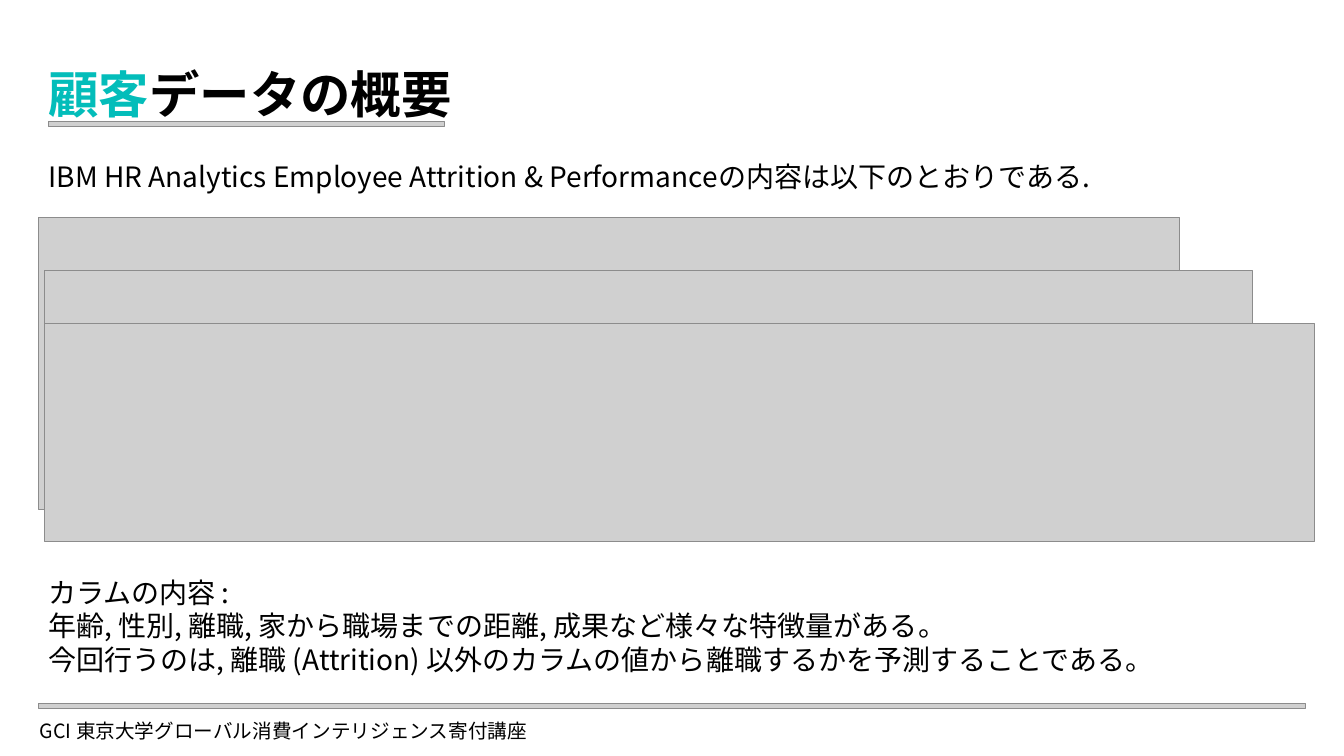
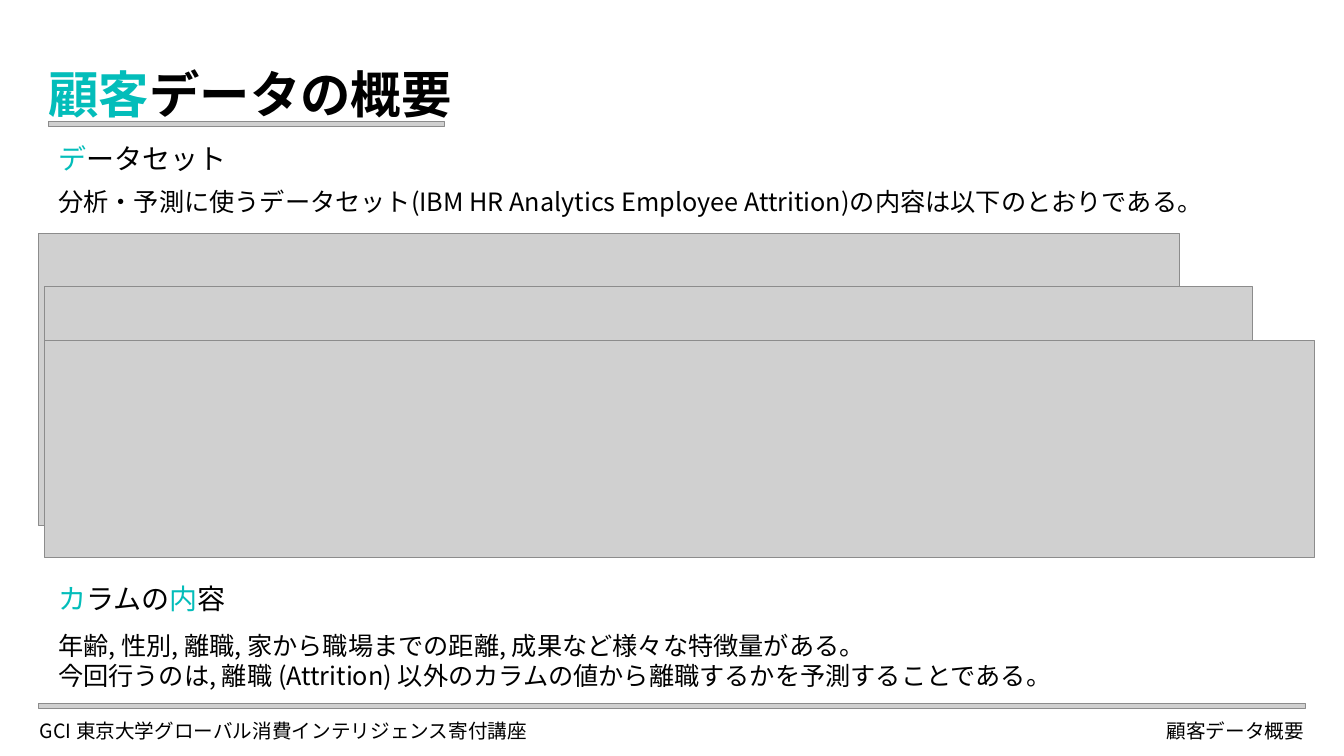
Before and after one commit to elsy0111/GCI2023Winter, a slide deck: slide 5 of LDA_Attrition.pptx. Drawn at 1344x756 pixels with LibreOffice and Linux fonts; fonts in the diff are those of the drawing; grey boxes stand for pictures. Boxes give left, top, right and bottom in pixels: in the first picture for what was removed or moved away, otherwise in the second. Text is boxed around its words. In the diff, an @@ line names an element or a change of style, - is before the commit and + after.

```diff
--- a/LDA_Attrition.pptx
+++ b/LDA_Attrition.pptx
@@ text at (x1=58, y1=145, x2=1202, y2=217): text changed; size 20 to 18 pt @@
-IBM HR Analytics Employee Attrition & Performanceの内容は以下のとおりである.
+データセット
+分析・予測に使うデータセット(IBM HR Analytics Employee Attrition)の内容は以下のとおりである。
@@ 3 pictures moved together from (x1=38, y1=217, x2=1315, y2=541) to (x1=38, y1=234, x2=1315, y2=558) @@
@@ text "カラムの内容" moved from (x1=48, y1=579, x2=1153, y2=676) to (x1=58, y1=585, x2=1051, y2=690) @@
@@ text at (x1=58, y1=585, x2=225, y2=612): text changed @@
-カラムの内容 :
+カラムの内容
@@ text at (x1=58, y1=633, x2=1051, y2=690): size 20 to 18 pt; line spacing 1 to 1.5 @@
@@ text added at (x1=1167, y1=721, x2=1304, y2=740), 14 pt, text #000000 @@
+顧客データ概要
```
Also in this commit, not shown: 6 other slides changed, 6 slides added, 34 other files.
